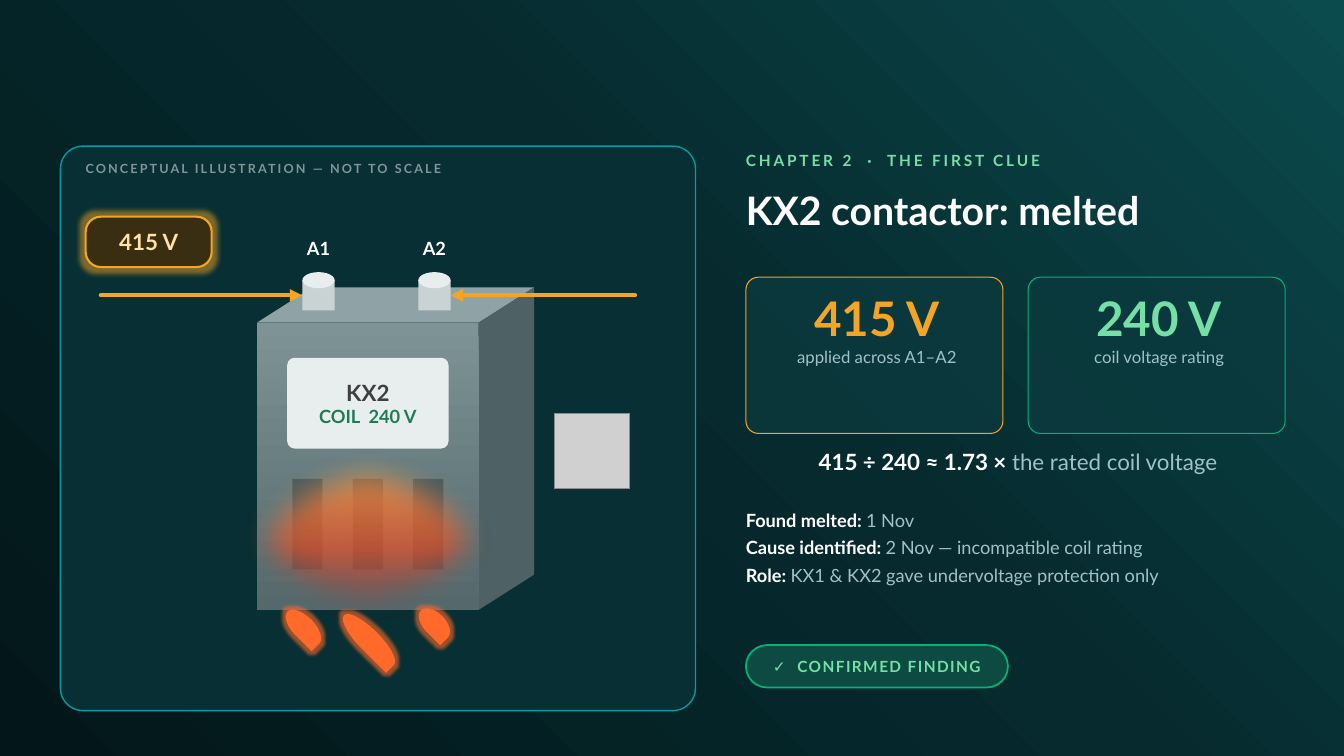
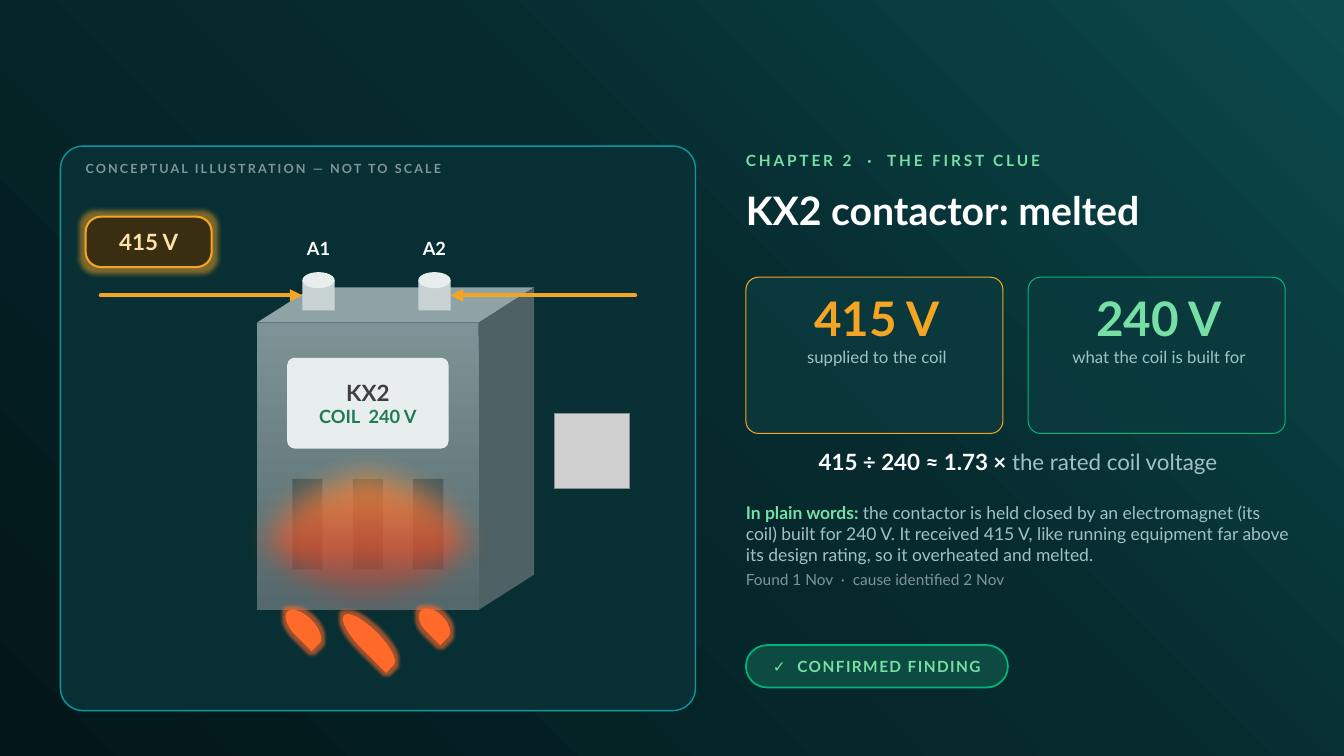
Before and after one commit to nasr9787alfarsi-alt/Nasr, a slide deck: slide 12 of presentations/ZAZ-8_Main_PDB_MCCB_Tripping_Investigation.pptx (slide 8 before the commit). Drawn at 1344x756 pixels with LibreOffice and Linux fonts; fonts in the diff are those of the drawing; grey boxes stand for pictures; background and template pictures are left out; a plain dark background stands for a picture behind light text. Boxes give left, top, right and bottom in pixels: in the first picture for what was removed or moved away, otherwise in the second. Text is boxed around its words. In the diff, an @@ line names an element or a change of style, - is before the commit and + after.

```diff
--- a/presentations/ZAZ-8_Main_PDB_MCCB_Tripping_Investigation.pptx
+++ b/presentations/ZAZ-8_Main_PDB_MCCB_Tripping_Investigation.pptx
@@ text at (x1=807, y1=350, x2=946, y2=366): text changed @@
-applied across A1–A2
+supplied to the coil
@@ text at (x1=1072, y1=350, x2=1245, y2=363): text changed @@
-coil voltage rating
+what the coil is built for
@@ text at (x1=746, y1=506, x2=1289, y2=585): text changed; size 13 to 12.5 pt @@
-Found melted: 1 Nov
-Cause identified: 2 Nov — incompatible coil rating
-Role: KX1 & KX2 gave undervoltage protection only
+In plain words: the contactor is held closed by an electromagnet (its coil) built for 240 V. It received 415 V, like running equipment far above its design rating, so it overheated and melted.
+Found 1 Nov · cause identified 2 Nov
```
Also in this commit, not shown: 22 other slides changed, 6 slides added.
